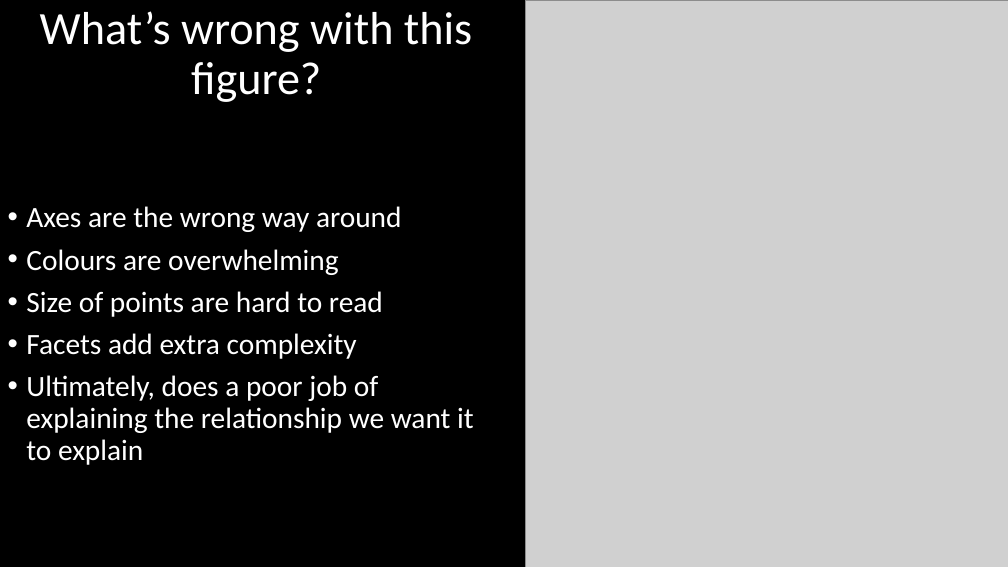
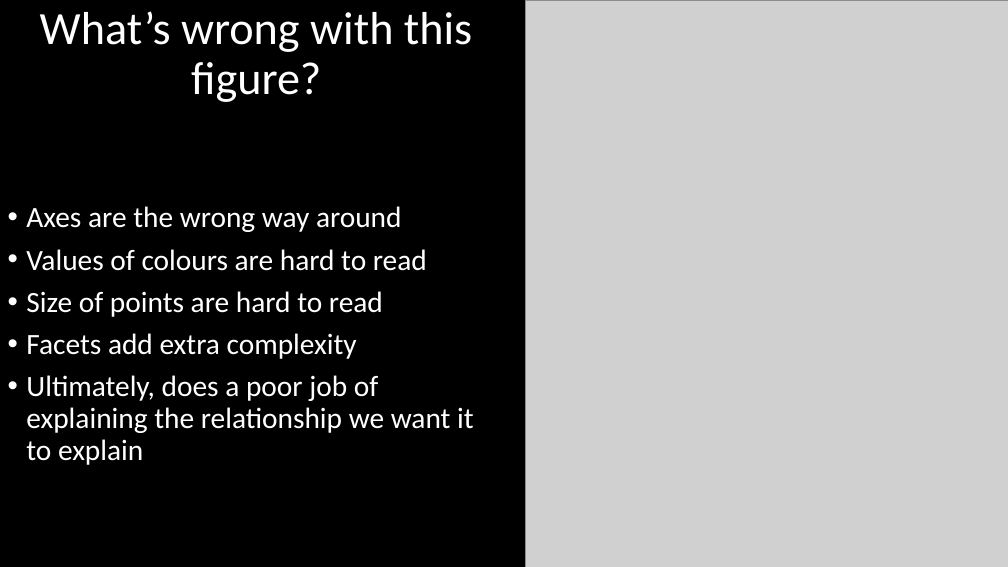
Before and after one commit to DeonRoos/stats-for-biologists, a slide deck: slide 11 of Lecture 3 - data_vis/Slides/Effective scientific communication.pptx. Drawn at 1008x567 pixels with LibreOffice and Linux fonts; fonts in the diff are those of the drawing; grey boxes stand for pictures. Boxes give left, top, right and bottom in pixels: in the first picture for what was removed or moved away, otherwise in the second. Text is boxed around its words. In the diff, an @@ line names an element or a change of style, - is before the commit and + after.

```diff
--- a/Lecture 3 - data_vis/Slides/Effective scientific communication.pptx
+++ b/Lecture 3 - data_vis/Slides/Effective scientific communication.pptx
@@ text at (x1=26, y1=249, x2=427, y2=271): text changed @@
-• Colours are overwhelming
+• Values of colours are hard to read
```
Also in this commit, not shown: 6 other slides changed, 10 slides added, 2 slides removed, 22 other files.
